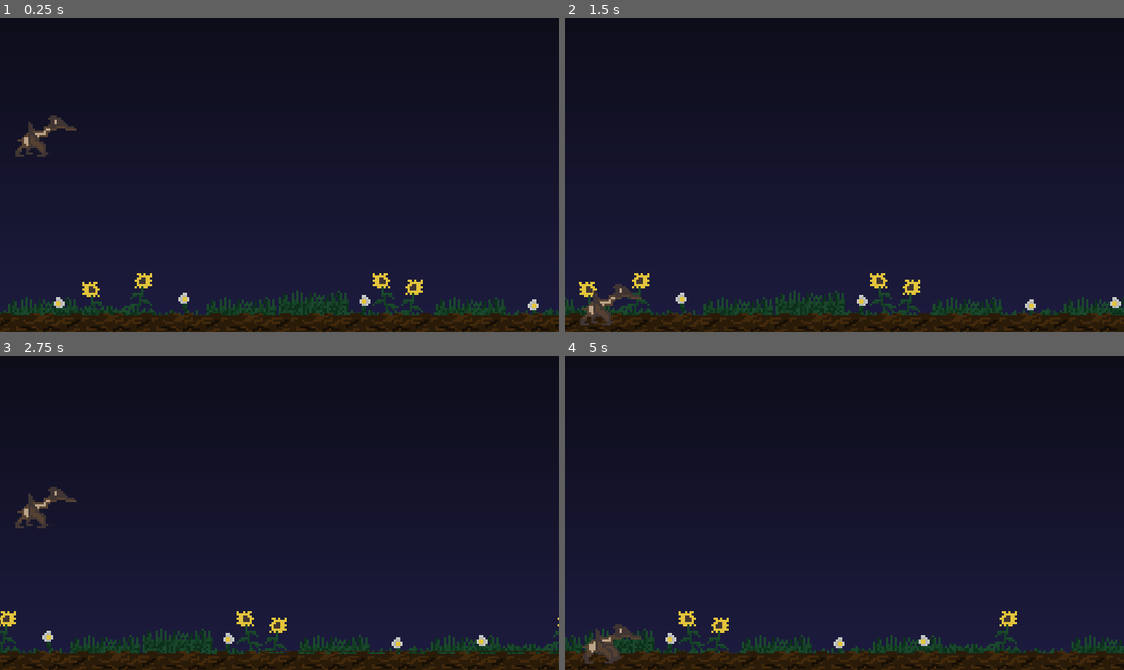
Above: before the commit, frames 1-4 (two rows, left to right).
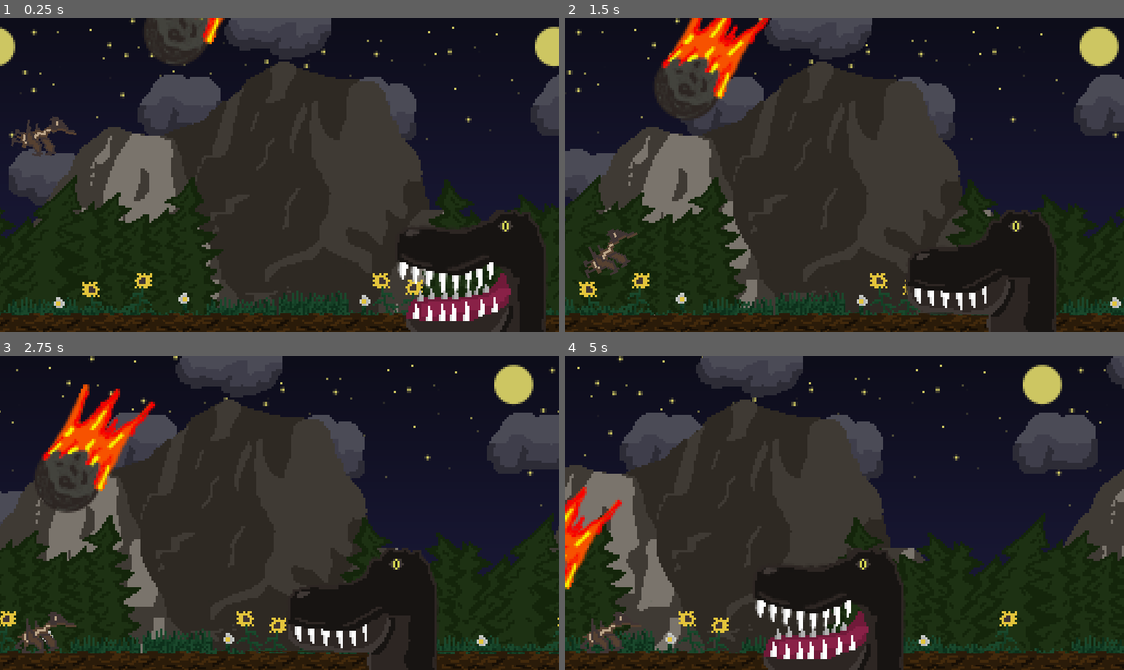
Above: after the commit, the same moments.

Repository: Bluehwald/Jetpack-Joyride
Game: Godot game, scene res://tscn/main_scene.tscn
The game is run twice, just before and just after one commit, with the same random seed, the same clock (stepped at 60 frames per second) and the same inputs.
Inputs:
- Up to frame 1 (0.25 s): no input
- Up to frame 2 (1.5 s): tap Space (fly, bound only after the commit) at 0.6, 1.35 s
- Up to frame 3 (2.75 s): tap Space (fly, bound only after the commit) at 2.1 s
- Up to frame 4 (5 s): tap Space (fly, bound only after the commit) at 2.85, 3.6, 4.35 s

The runs differ from the first frame. In frame 1, 53% of the frame differs, in the area x 0-100%, y 0-100%; in frame 2, 54%; in frame 3, 54%; in frame 4, 55%.

Commit message:
Add additional foliage. Add dangers and their logic. Adapted flight and added new animations for pterodactylus.

Diff:
--- a/project.godot
+++ b/project.godot
@@ -23,6 +23,20 @@
 window/size/resizable=false
 window/stretch/mode="canvas_items"
 
+[input]
+
+fly={
+"deadzone": 0.5,
+"events": [Object(InputEventKey,"resource_local_to_scene":false,"resource_name":"","device":-1,"window_id":0,"alt_pressed":false,"shift_pressed":false,"ctrl_pressed":false,"meta_pressed":false,"pressed":false,"keycode":0,"physical_keycode":32,"key_label":0,"unicode":32,"echo":false,"script":null)
+, Object(InputEventMouseButton,"resource_local_to_scene":false,"resource_name":"","device":-1,"window_id":0,"alt_pressed":false,"shift_pressed":false,"ctrl_pressed":false,"meta_pressed":false,"button_mask":0,"position":Vector2(0, 0),"global_position":Vector2(0, 0),"factor":1.0,"button_index":1,"canceled":false,"pressed":false,"double_click":false,"script":null)
+]
+}
+quit={
+"deadzone": 0.5,
+"events": [Object(InputEventKey,"resource_local_to_scene":false,"resource_name":"","device":-1,"window_id":0,"alt_pressed":false,"shift_pressed":false,"ctrl_pressed":false,"meta_pressed":false,"pressed":false,"keycode":0,"physical_keycode":81,"key_label":0,"unicode":113,"echo":false,"script":null)
+]
+}
+
 [rendering]
 
 renderer/rendering_method="mobile"
--- a/tscn/background.tscn
+++ b/tscn/background.tscn
@@ -1,14 +1,49 @@
-[gd_scene load_steps=8 format=3 uid="uid://bn32n1rtvi7yv"]
+[gd_scene load_steps=17 format=3 uid="uid://bn32n1rtvi7yv"]
 
 [ext_resource type="Texture2D" uid="uid://dwia6bllqx0sp" path="res://art/background/background.png" id="1_2vm2q"]
 [ext_resource type="Texture2D" uid="uid://dkceff2feclm5" path="res://art/foliage/tall_grass01.png" id="2_1vbyc"]
+[ext_resource type="Texture2D" uid="uid://c4oh3hjr6s230" path="res://art/foliage/skyline.png" id="2_mrigj"]
 [ext_resource type="Texture2D" uid="uid://ia3483ovp68w" path="res://art/ground/dry_ground.png" id="2_sxqvk"]
+[ext_resource type="Texture2D" uid="uid://eaap0km26bwg" path="res://art/foliage/cloud02.png" id="3_301u4"]
 [ext_resource type="Texture2D" uid="uid://k4hpcsfh88ky" path="res://art/pterodactylus/walk01.png" id="3_jxjm2"]
 [ext_resource type="Texture2D" uid="uid://ehbrwq4aw4oa" path="res://art/foliage/flower01.png" id="3_pv1wk"]
+[ext_resource type="Texture2D" uid="uid://cmw0e7llcg438" path="res://art/foliage/mountains.png" id="3_qj1uo"]
 [ext_resource type="Texture2D" uid="uid://dwmhpyqtf2r0h" path="res://art/foliage/flower02.png" id="4_74vn2"]
+[ext_resource type="Texture2D" uid="uid://d2dhrblsxtafb" path="res://art/foliage/cloud01.png" id="4_qd0gd"]
 [ext_resource type="Texture2D" uid="uid://camvy7gm6n81m" path="res://art/foliage/low_grass01.png" id="5_4pi5b"]
+[ext_resource type="Texture2D" uid="uid://bx7a11ddndj03" path="res://art/foliage/cloud03.png" id="5_42slc"]
+[ext_resource type="Texture2D" uid="uid://cs2fa8iysiubx" path="res://art/foliage/cloud04.png" id="6_c3mxb"]
+[ext_resource type="Texture2D" uid="uid://bwphnxxg1ybtx" path="res://art/foliage/trees.png" id="8_51q5m"]
+
+[sub_resource type="GDScript" id="GDScript_xbpco"]
+script/source = "extends ParallaxBackground
+
+signal trigger_foliage_randomization
+
+#var counter_hit_foliage_randomization = 0
+
+# Called when the node enters the scene tree for the first time.
+func _ready():
+	pass # Replace with function body.
+
+
+# Called every frame. 'delta' is the elapsed time since the previous frame.
+func _process(delta):
+	pass
+
+
+func _on_collision_beginning_body_entered(body):
+#	counter_hit_foliage_randomization += 1
+#	print(counter_hit_foliage_randomization)
+#	if (counter_hit_foliage_randomization % 2) == 0:
+	trigger_foliage_randomization.emit()
+"
+
+[sub_resource type="RectangleShape2D" id="RectangleShape2D_5pghs"]
+size = Vector2(10, 144)
 
 [node name="background" type="ParallaxBackground"]
+script = SubResource("GDScript_xbpco")
 
 [node name="most_back" type="ParallaxLayer" parent="."]
 motion_scale = Vector2(0.1, 0.1)
@@ -18,6 +53,69 @@
 texture_filter = 1
 position = Vector2(128, 72)
 texture = ExtResource("1_2vm2q")
+
+[node name="foliage_015" type="ParallaxLayer" parent="."]
+motion_scale = Vector2(0.15, 0.15)
+motion_mirroring = Vector2(256, 0)
+
+[node name="skyline" type="Sprite2D" parent="foliage_015"]
+texture_filter = 1
+position = Vector2(128, 72)
+texture = ExtResource("2_mrigj")
+
+[node name="foliage_016" type="ParallaxLayer" parent="."]
+motion_scale = Vector2(0.16, 0.16)
+motion_mirroring = Vector2(180, 0)
+
+[node name="cloud02" type="Sprite2D" parent="foliage_016"]
+texture_filter = 1
+position = Vector2(128, 72)
+texture = ExtResource("3_301u4")
+
+[node name="foliage_017" type="ParallaxLayer" parent="."]
+motion_scale = Vector2(0.17, 0.17)
+motion_mirroring = Vector2(300, 0)
+
+[node name="cloud01" type="Sprite2D" parent="foliage_017"]
+texture_filter = 1
+position = Vector2(128, 72)
+texture = ExtResource("4_qd0gd")
+
+[node name="foliage_018" type="ParallaxLayer" parent="."]
+motion_scale = Vector2(0.18, 0.18)
+motion_mirroring = Vector2(188, 0)
+
+[node name="cloud03" type="Sprite2D" parent="foliage_018"]
+texture_filter = 1
+position = Vector2(128, 72)
+texture = ExtResource("5_42slc")
+
+[node name="foliage_019" type="ParallaxLayer" parent="."]
+motion_scale = Vector2(0.19, 0.19)
+motion_mirroring = Vector2(279, 0)
+
+[node name="cloud04" type="Sprite2D" parent="foliage_019"]
+texture_filter = 1
+position = Vector2(128, 72)
+texture = ExtResource("6_c3mxb")
+
+[node name="foliage_02" type="ParallaxLayer" parent="."]
+motion_scale = Vector2(0.2, 0.2)
+motion_mirroring = Vector2(256, 0)
+
+[node name="mountains" type="Sprite2D" parent="foliage_02"]
+texture_filter = 1
+position = Vector2(128, 72)
+texture = ExtResource("3_qj1uo")
+
+[node name="foliage_03" type="ParallaxLayer" parent="."]
+motion_scale = Vector2(0.3, 0.3)
+motion_mirroring = Vector2(256, 0)
+
+[node name="trees" type="Sprite2D" parent="foliage_03"]
+texture_filter = 1
+position = Vector2(128, 72)
+texture = ExtResource("8_51q5m")
 
 [node name="foliage_05" type="ParallaxLayer" parent="."]
 motion_scale = Vector2(0.5, 0.5)
@@ -139,6 +237,12 @@
 position = Vector2(241, 124)
 texture = ExtResource("5_4pi5b")
 
+[node name="collision_beginning" type="Area2D" parent="foliage_05"]
+
+[node name="CollisionShape2D" type="CollisionShape2D" parent="foliage_05/collision_beginning"]
+position = Vector2(5, 72)
+shape = SubResource("RectangleShape2D_5pghs")
+
 [node name="ground" type="ParallaxLayer" parent="."]
 texture_repeat = 2
 motion_mirroring = Vector2(256, 0)
@@ -154,3 +258,5 @@
 texture_filter = 1
 position = Vector2(20, 130)
 texture = ExtResource("3_jxjm2")
+
+[connection signal="body_entered" from="foliage_05/collision_beginning" to="." method="_on_collision_beginning_body_entered"]
--- /dev/null
+++ b/tscn/comet.tscn
@@ -0,0 +1,47 @@
+[gd_scene load_steps=4 format=3 uid="uid://b3ptdkgcbbb4g"]
+
+[ext_resource type="Texture2D" uid="uid://1bjtk8ltlt8e" path="res://art/dangers/comet.png" id="1_o0m2p"]
+
+[sub_resource type="GDScript" id="GDScript_cm158"]
+script/source = "extends Area2D
+
+signal comet_hit_player
+
+const COMET_SPEED = 20
+
+# Called when the node enters the scene tree for the first time.
+func _ready():
+	pass # Replace with function body.
+
+
+# Called every frame. 'delta' is the elapsed time since the previous frame.
+func _physics_process(delta):
+	position += Vector2(- COMET_SPEED * delta, COMET_SPEED * delta)
+	if position.x < -256:
+		position.x = 256
+
+
+func _on_body_entered(body):
+	print(\"Comet hit body with name: \" + body.name)
+	if body.name == \"pterodactylus\":
+		comet_hit_player.emit()
+"
+
+[sub_resource type="CapsuleShape2D" id="CapsuleShape2D_8k53k"]
+radius = 15.6042
+height = 50.5443
+
+[node name="comet" type="Area2D"]
+script = SubResource("GDScript_cm158")
+
+[node name="Sprite2D" type="Sprite2D" parent="."]
+texture_filter = 1
+position = Vector2(36, 36)
+texture = ExtResource("1_o0m2p")
+
+[node name="CollisionShape2D" type="CollisionShape2D" parent="."]
+position = Vector2(26, 46)
+rotation = 0.568737
+shape = SubResource("CapsuleShape2D_8k53k")
+
+[connection signal="body_entered" from="." to="." method="_on_body_entered"]
--- a/tscn/main_scene.tscn
+++ b/tscn/main_scene.tscn
@@ -1,7 +1,9 @@
-[gd_scene load_steps=5 format=3 uid="uid://cvcguk6b3lq4b"]
+[gd_scene load_steps=7 format=3 uid="uid://cvcguk6b3lq4b"]
 
 [ext_resource type="PackedScene" uid="uid://bn32n1rtvi7yv" path="res://tscn/background.tscn" id="1_pbvm6"]
 [ext_resource type="PackedScene" uid="uid://da3cfqit53x2v" path="res://tscn/pterodactylus.tscn" id="2_rpdv7"]
+[ext_resource type="PackedScene" uid="uid://6ta5ynkynkgw" path="res://tscn/trex.tscn" id="3_juk4m"]
+[ext_resource type="PackedScene" uid="uid://b3ptdkgcbbb4g" path="res://tscn/comet.tscn" id="4_a8n1m"]
 
 [sub_resource type="GDScript" id="GDScript_61ls1"]
 script/source = "extends Node2D
@@ -10,16 +12,29 @@
 
 # Called when the node enters the scene tree for the first time.
 func _ready():
-	$pterodactylus/AnimatedSprite2D.play(\"walk\")
+	pass
 
 
 # Called every frame. 'delta' is the elapsed time since the previous frame.
 func _process(delta):
 	$background.scroll_offset.x -= scroll_speed * delta
+
+	if (Input.is_action_just_pressed(\"quit\")):
+		get_tree().quit()
+
+
+func _on_background_trigger_foliage_randomization():
+#	$background/foliage_05.motion_mirroring.x = randi_range(256, 512)
+#	$background/foliage_05/flower_b_01.position.x = randi_range(16, 240) # between 16 and 240 because it should be in the screen (sprite is 32px)
+	pass # not working as intended right now, need to rethink - maybe I'll just skip it...
+
+
+func _on_trex_t_rex_chomped_player():
+	print(\"T-Rex chomped player!\")
 "
 
 [sub_resource type="RectangleShape2D" id="RectangleShape2D_4iccr"]
-size = Vector2(256, 3)
+size = Vector2(36, 3)
 
 [node name="main_scene" type="Node2D"]
 script = SubResource("GDScript_61ls1")
@@ -32,5 +47,19 @@
 [node name="ground_staticbody" type="StaticBody2D" parent="."]
 
 [node name="CollisionShape2D" type="CollisionShape2D" parent="ground_staticbody"]
-position = Vector2(128, 142.5)
+position = Vector2(18, 138)
 shape = SubResource("RectangleShape2D_4iccr")
+
+[node name="ceiling_staticbody" type="StaticBody2D" parent="."]
+
+[node name="CollisionShape2D" type="CollisionShape2D" parent="ceiling_staticbody"]
+position = Vector2(18, -1)
+shape = SubResource("RectangleShape2D_4iccr")
+
+[node name="trex" parent="." instance=ExtResource("3_juk4m")]
+
+[node name="comet" parent="." instance=ExtResource("4_a8n1m")]
+position = Vector2(65, -53)
+
+[connection signal="trigger_foliage_randomization" from="background" to="." method="_on_background_trigger_foliage_randomization"]
+[connection signal="t_rex_chomped_player" from="trex" to="." method="_on_trex_t_rex_chomped_player"]
--- a/tscn/pterodactylus.tscn
+++ b/tscn/pterodactylus.tscn
@@ -1,42 +1,115 @@
-[gd_scene load_steps=7 format=3 uid="uid://da3cfqit53x2v"]
+[gd_scene load_steps=15 format=3 uid="uid://da3cfqit53x2v"]
 
+[ext_resource type="Texture2D" uid="uid://ptlylisqnq50" path="res://art/pterodactylus/fly01.png" id="1_jhm3v"]
 [ext_resource type="Texture2D" uid="uid://k4hpcsfh88ky" path="res://art/pterodactylus/walk01.png" id="1_yf14l"]
+[ext_resource type="Texture2D" uid="uid://dk3bwmt43f635" path="res://art/pterodactylus/fly02.png" id="2_dfixn"]
 [ext_resource type="Texture2D" uid="uid://c2776g5mgmpwa" path="res://art/pterodactylus/walk02.png" id="2_eyfwt"]
 [ext_resource type="Texture2D" uid="uid://dyimwydra7yyd" path="res://art/pterodactylus/walk03.png" id="3_u2130"]
+[ext_resource type="Texture2D" uid="uid://fw7815yjn5p4" path="res://art/pterodactylus/fly_particles_01.png" id="6_63hqb"]
 
 [sub_resource type="GDScript" id="GDScript_osjdx"]
 script/source = "extends CharacterBody2D
 
 
-const SPEED = 300.0
-const JUMP_VELOCITY = -400.0
+const MAX_UPWARD_VELOCITY = -200.0
+const MAX_DOWNWARD_VELOCITY = 500
+
+const MAX_ROTATION_DOWNWARDS = deg_to_rad(-34)
+const MAX_ROTATION_UPWARDS = deg_to_rad(34)
+
+var rotation_weight : float
+var original_rotation : float
 
 # Get the gravity from the project settings to be synced with RigidBody nodes.
 var gravity = ProjectSettings.get_setting(\"physics/2d/default_gravity\")
 
+var pressed_fly = 0
+
+func _ready():
+	$AnimatedSprite2D.play(\"fly\")
+	original_rotation = transform.get_rotation()
+	$GPUParticles2D.emitting = false
 
 func _physics_process(delta):
-	# Add the gravity.
+	rotation_weight = (velocity.y - MAX_UPWARD_VELOCITY) / (MAX_DOWNWARD_VELOCITY - MAX_UPWARD_VELOCITY)
+	if is_on_floor():
+		$AnimatedSprite2D.play(\"walk\")
+		$AnimatedSprite2D.rotation = original_rotation # important: Just rotate the sprite otherwise it messes with the collision
+	else:
+
+		$AnimatedSprite2D.rotation = original_rotation + lerp(MAX_ROTATION_DOWNWARDS, MAX_ROTATION_UPWARDS, rotation_weight)
+
+	if Input.is_action_just_pressed(\"fly\"):
+		pressed_fly += 1
+		$AnimatedSprite2D.play(\"fly\")
+		velocity.y = MAX_UPWARD_VELOCITY
+		$GPUParticles2D.restart()
+		$GPUParticles2D.emitting = true
+#		print(velocity.y) # -100 => MAX_UPWARD_VELOCITY
+	else:
+		$GPUParticles2D.emitting = false
+
+# Add the gravity.
 	if not is_on_floor():
 		velocity.y += gravity * delta
-
-	# Handle Jump.
-	if Input.is_action_just_pressed(\"ui_accept\") and is_on_floor():
-		velocity.y = JUMP_VELOCITY
-
-	# Get the input direction and handle the movement/deceleration.
-	# As good practice, you should replace UI actions with custom gameplay actions.
-	var direction = Input.get_axis(\"ui_left\", \"ui_right\")
-	if direction:
-		velocity.x = direction * SPEED
-	else:
-		velocity.x = move_toward(velocity.x, 0, SPEED)
+#		print(velocity.y) # ~500 is maximal velocity down
 
 	move_and_slide()
+
+func play_fly_animation():
+	$AnimatedSprite2D.play(\"fly\")
+
+func pause_fly_animation():
+	$AnimatedSprite2D.play(\"fly\")
+	$AnimatedSprite2D.set_frame_and_progress(1, 0.0)
+	$AnimatedSprite2D.pause()
+
+func _on_timer_timeout():
+	if (pressed_fly > 0) and not is_on_floor():
+		play_fly_animation()
+	elif (pressed_fly <= 0) and not is_on_floor():
+		pause_fly_animation()
+	pressed_fly = 0
 "
+
+[sub_resource type="Gradient" id="Gradient_pdwuu"]
+colors = PackedColorArray(1, 1, 1, 1, 1, 1, 1, 0)
+
+[sub_resource type="GradientTexture1D" id="GradientTexture1D_xph84"]
+gradient = SubResource("Gradient_pdwuu")
+
+[sub_resource type="Curve" id="Curve_1dde5"]
+_data = [Vector2(0, 1), 0.0, 0.0, 0, 0, Vector2(1, 0.336842), -2.55171, 0.0, 0, 0]
+point_count = 2
+
+[sub_resource type="CurveTexture" id="CurveTexture_g7ab2"]
+curve = SubResource("Curve_1dde5")
+
+[sub_resource type="ParticleProcessMaterial" id="ParticleProcessMaterial_qj0v8"]
+emission_shape = 2
+emission_sphere_radius = 6.39
+particle_flag_disable_z = true
+gravity = Vector3(0, 98, 0)
+orbit_velocity_min = 0.0
+orbit_velocity_max = 0.0
+damping_min = 7.369
+damping_max = 25.049
+scale_curve = SubResource("CurveTexture_g7ab2")
+color_ramp = SubResource("GradientTexture1D_xph84")
 
 [sub_resource type="SpriteFrames" id="SpriteFrames_l2k6w"]
 animations = [{
+"frames": [{
+"duration": 1.0,
+"texture": ExtResource("1_jhm3v")
+}, {
+"duration": 1.0,
+"texture": ExtResource("2_dfixn")
+}],
+"loop": true,
+"name": &"fly",
+"speed": 5.0
+}, {
 "frames": [{
 "duration": 1.0,
 "texture": ExtResource("1_yf14l")
@@ -58,12 +131,25 @@
 [node name="pterodactylus" type="CharacterBody2D"]
 script = SubResource("GDScript_osjdx")
 
+[node name="GPUParticles2D" type="GPUParticles2D" parent="."]
+texture_filter = 1
+position = Vector2(7, 0)
+amount = 3
+process_material = SubResource("ParticleProcessMaterial_qj0v8")
+texture = ExtResource("6_63hqb")
+lifetime = 0.5
+
 [node name="AnimatedSprite2D" type="AnimatedSprite2D" parent="."]
 texture_filter = 1
 sprite_frames = SubResource("SpriteFrames_l2k6w")
-animation = &"walk"
-frame_progress = 0.853228
+animation = &"fly"
+frame_progress = 0.827123
 
 [node name="CollisionShape2D" type="CollisionShape2D" parent="."]
 position = Vector2(1, 1.5)
 shape = SubResource("RectangleShape2D_ev77n")
+
+[node name="Timer" type="Timer" parent="."]
+wait_time = 0.3
+
+[connection signal="timeout" from="Timer" to="." method="_on_timer_timeout"]
--- /dev/null
+++ b/tscn/trex.tscn
@@ -0,0 +1,58 @@
+[gd_scene load_steps=6 format=3 uid="uid://6ta5ynkynkgw"]
+
+[ext_resource type="Texture2D" uid="uid://bh7btk1onoo7d" path="res://art/dangers/trex_01.png" id="1_aghnc"]
+[ext_resource type="Texture2D" uid="uid://btn1rjbp2kr42" path="res://art/dangers/trex_02.png" id="2_i0vot"]
+
+[sub_resource type="GDScript" id="GDScript_wyn6b"]
+script/source = "extends Area2D
+
+signal t_rex_chomped_player
+
+const TREX_SPEED = 20
+
+func _ready():
+	$AnimatedSprite2D.play(\"chomp\")
+
+func _physics_process(delta):
+	position.x -= TREX_SPEED * delta
+	if position.x < -256:
+		position.x = 256
+
+func _on_body_entered(body):
+	print(\"T-Rex chomped body with name: \" + body.name)
+	if body.name == \"pterodactylus\":
+		t_rex_chomped_player.emit()
+"
+
+[sub_resource type="SpriteFrames" id="SpriteFrames_dh34i"]
+animations = [{
+"frames": [{
+"duration": 1.0,
+"texture": ExtResource("1_aghnc")
+}, {
+"duration": 1.0,
+"texture": ExtResource("2_i0vot")
+}],
+"loop": true,
+"name": &"chomp",
+"speed": 3.0
+}]
+
+[sub_resource type="RectangleShape2D" id="RectangleShape2D_lrcrb"]
+size = Vector2(56, 49)
+
+[node name="trex" type="Area2D"]
+script = SubResource("GDScript_wyn6b")
+
+[node name="AnimatedSprite2D" type="AnimatedSprite2D" parent="."]
+texture_filter = 1
+position = Vector2(222, 108)
+sprite_frames = SubResource("SpriteFrames_dh34i")
+animation = &"chomp"
+frame_progress = 0.399715
+
+[node name="CollisionShape2D" type="CollisionShape2D" parent="."]
+position = Vector2(214, 119.5)
+shape = SubResource("RectangleShape2D_lrcrb")
+
+[connection signal="body_entered" from="." to="." method="_on_body_entered"]
Binary file added: art/dangers/comet.png
Not shown, added: art/dangers/comet.png.import
Binary file added: art/dangers/trex_01.png
Not shown, added: art/dangers/trex_01.png.import
Binary file added: art/dangers/trex_02.png
Not shown, added: art/dangers/trex_02.png.import
Binary file added: art/foliage/cloud01.png
Not shown, added: art/foliage/cloud01.png.import
Binary file added: art/foliage/cloud02.png
Not shown, added: art/foliage/cloud02.png.import
Binary file added: art/foliage/cloud03.png
Not shown, added: art/foliage/cloud03.png.import
(and 19 more such lines)
